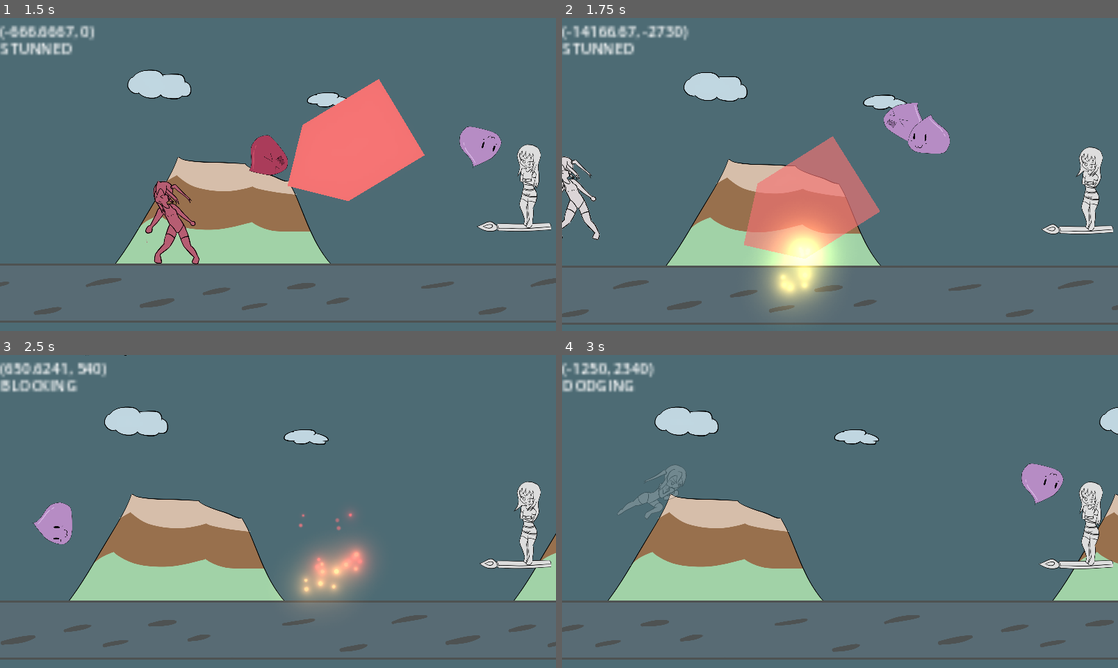
Above: before the commit, frames 1-4 (two rows, left to right).
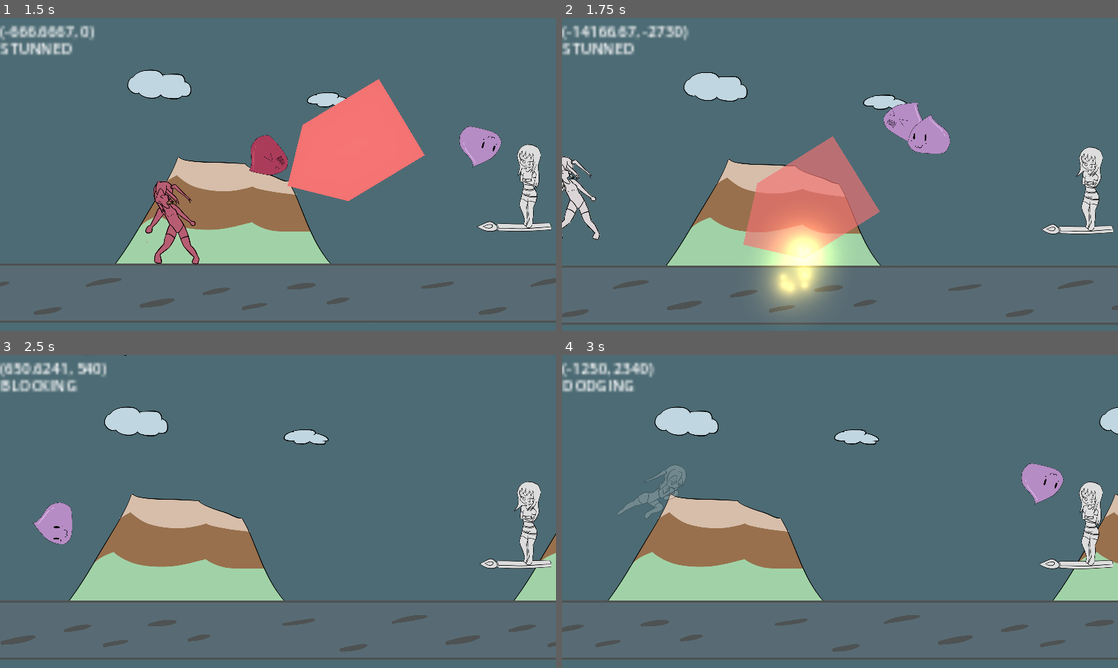
Above: after the commit, the same moments.

Repository: BeatMil/Animurun
Game: Godot game, scene res://scenes/main_menu.tscn
The game is run twice, just before and just after one commit, with the same random seed, the same clock (stepped at 60 frames per second) and the same inputs.
Inputs:
- Up to frame 1 (1.5 s): click "Start" at 0.5 s; hold D (move_right) from 1.28 s (still down); hold L (attack) from 1.28 s (still down)
- Up to frame 2 (1.75 s): keep holding D (move_right); keep holding L (attack); tap Space (jump) at 1.52 s
- Up to frame 3 (2.5 s): keep holding D (move_right); release L (attack) at 2.03 s; tap J (block) at 2.1 s; tap Space (jump) at 2.27 s
- Up to frame 4 (3 s): release D (move_right) at 2.78 s; hold A (move_left) from 2.78 s (still down); hold K (dodge) from 2.78 s (still down)

Frame 1 is identical in both runs. In frame 2, less than 0.1% of the frame differs, in the area x 32-58%, y 38-77%; in frame 3, 2.6%, in the area x 52-68%, y 49-81%; in frame 4, nothing differs.

Commit message:
Remove tank_bomb hitbox after it exploded

Diff:
--- a/nodes/tank_bomb.tscn
+++ b/nodes/tank_bomb.tscn
@@ -3,6 +3,21 @@
 [ext_resource type="Script" path="res://scripts/tank_bomb.gd" id="1_gg5uj"]
 [ext_resource type="AudioStream" uid="uid://c3ro5b1wtd6bi" path="res://media/sfx/missile01.wav" id="2_d8s5q"]
 [ext_resource type="AudioStream" uid="uid://bljh1srovcvs8" path="res://media/sfx/explosion16.wav" id="3_ftttx"]
+
+[sub_resource type="Animation" id="Animation_0cn68"]
+length = 0.001
+tracks/0/type = "value"
+tracks/0/imported = false
+tracks/0/enabled = true
+tracks/0/path = NodePath("Polygon2D:self_modulate")
+tracks/0/interp = 1
+tracks/0/loop_wrap = true
+tracks/0/keys = {
+"times": PackedFloat32Array(0),
+"transitions": PackedFloat32Array(1),
+"update": 0,
+"values": [Color(1, 1, 1, 1)]
+}
 
 [sub_resource type="Animation" id="Animation_602ly"]
 resource_name = "explode"
@@ -52,21 +67,6 @@
 }
 tracks/0/use_blend = true
 
-[sub_resource type="Animation" id="Animation_0cn68"]
-length = 0.001
-tracks/0/type = "value"
-tracks/0/imported = false
-tracks/0/enabled = true
-tracks/0/path = NodePath("Polygon2D:self_modulate")
-tracks/0/interp = 1
-tracks/0/loop_wrap = true
-tracks/0/keys = {
-"times": PackedFloat32Array(0),
-"transitions": PackedFloat32Array(1),
-"update": 0,
-"values": [Color(1, 1, 1, 1)]
-}
-
 [sub_resource type="AnimationLibrary" id="AnimationLibrary_pld70"]
 _data = {
 "RESET": SubResource("Animation_0cn68"),
--- a/scripts/tank_bomb.gd
+++ b/scripts/tank_bomb.gd
@@ -40,6 +40,7 @@
 
 	$"../CameraWrap/CameraPlayer".play("smol_shake")
 	$"AnimationPlayer".play("explode")
+	turn_off_all_collision()
 	spawn_hit_spark()
 
 
@@ -51,3 +52,8 @@
 
 func _on_timer_timeout():
 	go()
+
+
+func turn_off_all_collision() -> void:
+	collision_layer = 0b00000000000000000000
+	collision_mask = 0b00000000000000000000
